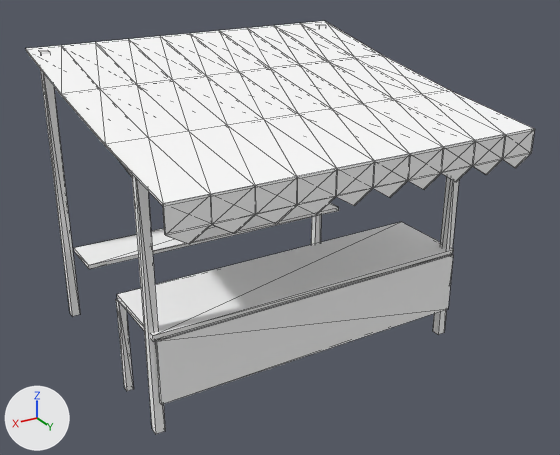
What one commit did to the glTF model games/yorimichi/assets/belmonte/meshes/SM_BM_BP_Stall_B.glb.
Camera for both pictures: a 50 mm camera at (3.21, 5.74, 3.88) aimed at (-0.06, 0.29, 1.16). The axes (+X, +Y, +Z) are drawn at lower left. The lights are the same throughout. The picture after the commit comes second. Mesh edges are drawn as thin lines. Vertices at exactly the same position are counted once.

Names of what the first picture shows: 'SM_BM_BP_Stall_B'.
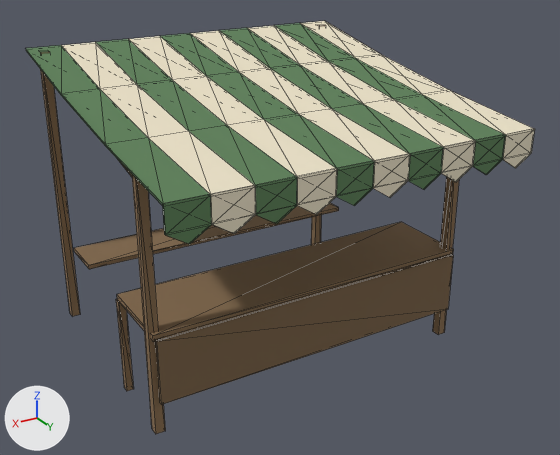
The change, as a list of edits to the scene's bpy script:
```text
Change me_sm_bp_stall_b:
    where me_sm_bp_stall_b.from_pydata(...)  # 229 vertices, 286 faces; spans x -1.58..1.58, y -1.31..1.67, z 0.0..2.64
    used by ob_sm_bm_bp_stall_b; location = (0.0, 0.0, 0.0)
    me_sm_bp_stall_b part 1: 95 faces centred in x -1.49..1.49, y -1.24..1.66, z 0.29..2.55 are repainted in the vertex colours; the middle colour goes from white #ffffff to brown #896e4f
    me_sm_bp_stall_b part 2: 45 faces centred in x -1.47..1.16, y -0.98..1.67, z 1.95..2.57 are repainted in the vertex colours; the middle colour goes from white #ffffff to pale yellow #ede3c9
    me_sm_bp_stall_b part 3: 61 faces centred in x -1.16..1.47, y -0.98..1.67, z 0.74..2.57 are repainted in the vertex colours; the middle colour goes from white #ffffff to green #5c8057
    me_sm_bp_stall_b part 4: 40 faces centred in x -1.48..1.48, y -0.99..1.66, z 0.49..2.56 are repainted in the vertex colours; the middle colour goes from white #ffffff to dark green #4b6947
```

Changed parts and their boxes (x1, y1, x2, y2) in the pictures (560 x 455 px):
part 1 of me_sm_bp_stall_b, recoloured
    both: (40, 25, 459, 434)
part 2 of me_sm_bp_stall_b, recoloured (white to pale yellow)
    both: (61, 21, 535, 234)
part 3 of me_sm_bp_stall_b, recoloured (white to green)
    both: (26, 23, 506, 335)
part 4 of me_sm_bp_stall_b, recoloured (darker)
    both: (26, 50, 486, 405)
